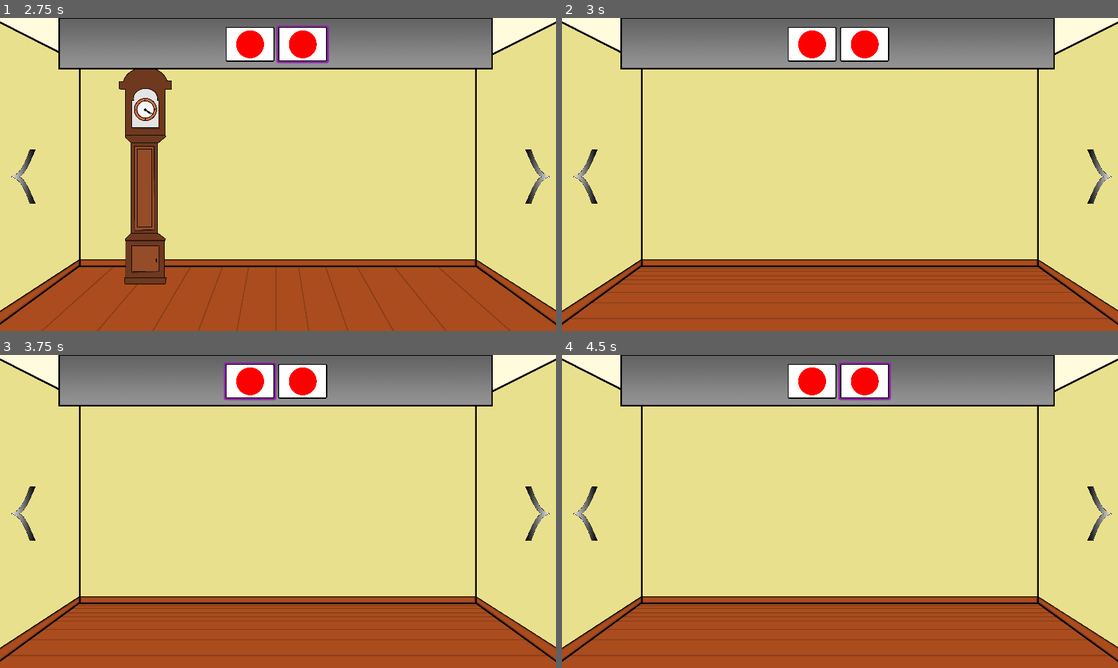
Above: before the commit, frames 1-4 (two rows, left to right).
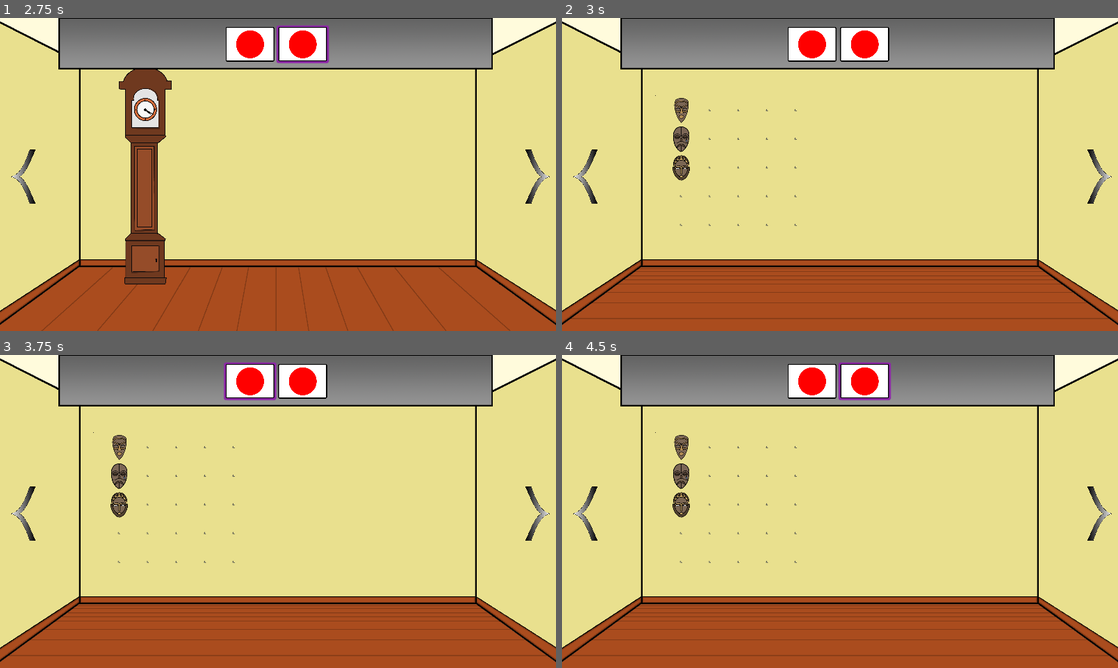
Above: after the commit, the same moments.

Repository: Paulpanther/GameJam11
Game: Godot game, scene res://Scenes/Room1/Room1.tscn
The game is run twice, just before and just after one commit, with the same random seed, the same clock (stepped at 60 frames per second) and the same inputs.
Inputs (mouse positions are in pixels of both pictures, inside the frame that each line leads up to):
- Up to frame 1 (2.75 s): tap Enter at 0.5, 2 s; move the mouse to (177, 177) at 0.52 s; click (177, 177) at 0.67 s; tap Space at 1.25 s; move the mouse to (250, 43) at 1.27 s; click (250, 43) at 1.42 s; move the mouse to (300, 43) at 2.02 s; click (300, 43) at 2.17 s
- Up to frame 2 (3 s): tap Space at 2.75 s; move the mouse to (584, 174) at 2.77 s; click (584, 174) at 2.92 s
- Up to frame 3 (3.75 s): tap Enter at 3.5 s; move the mouse to (250, 380) at 3.52 s; click (250, 380) at 3.67 s
- Up to frame 4 (4.5 s): tap Space at 4.25 s; move the mouse to (862, 380) at 4.27 s; click (862, 380) at 4.42 s

Frame 1 is identical in both runs. In frame 2, 0.6% of the frame differs, in the area x 16-43%, y 24-67%; in frame 3, 0.6%; in frame 4, 0.6%.

Commit message:
add mask clickable to room4

Diff:
--- a/Scenes/Room2/Window.tscn
+++ b/Scenes/Room2/Window.tscn
@@ -4,8 +4,6 @@
 [ext_resource path="res://Sprites/Room2/Window/window_closed.png" type="Texture" id=2]
 [ext_resource path="res://Sprites/Room2/Window/window_open_big.png" type="Texture" id=3]
 [ext_resource path="res://Sprites/Room2/Window/window_open_small.png" type="Texture" id=4]
-
-
 
 [sub_resource type="RectangleShape2D" id=1]
 extents = Vector2( 70.3485, 67.1063 )
--- a/Scenes/Room2/WindowDetail.tscn
+++ b/Scenes/Room2/WindowDetail.tscn
@@ -3,8 +3,6 @@
 [ext_resource path="res://Scenes/UI/InteractableHUD.tscn" type="PackedScene" id=1]
 [ext_resource path="res://Scenes/Room2/Window.tscn" type="PackedScene" id=2]
 [ext_resource path="res://Sprites/wall1.png" type="Texture" id=3]
-
-
 
 [node name="WindowDetail" type="Node2D"]
 
--- a/Scenes/Room4/Room4.tscn
+++ b/Scenes/Room4/Room4.tscn
@@ -1,12 +1,20 @@
-[gd_scene load_steps=3 format=2]
+[gd_scene load_steps=5 format=2]
 
 [ext_resource path="res://Sprites/wall2.png" type="Texture" id=1]
+[ext_resource path="res://Scripts/Room4/room4.gd" type="Script" id=2]
 [ext_resource path="res://Scenes/UI/HUD.tscn" type="PackedScene" id=3]
+[ext_resource path="res://Scripts/Room4/mask_puzzle_onclick.gd" type="Script" id=4]
 
 [node name="Room4" type="Node2D"]
+script = ExtResource( 2 )
 
 [node name="Background" type="Sprite" parent="."]
 position = Vector2( 959.591, 539.445 )
 texture = ExtResource( 1 )
 
 [node name="HUD" parent="." instance=ExtResource( 3 )]
+
+[node name="MaskPuzzle" type="Sprite" parent="."]
+position = Vector2( 600, 500 )
+scale = Vector2( 0.7, 0.7 )
+script = ExtResource( 4 )
--- /dev/null
+++ b/Scripts/Globals/solved_puzzle_states.gd
@@ -0,0 +1,4 @@
+extends Node
+
+var mask_puzzle_solved = false
+var cat_mouse_puzzle_solved = false
--- /dev/null
+++ b/Scripts/Room4/mask_puzzle_onclick.gd
@@ -0,0 +1,6 @@
+extends Sprite
+
+func _input(event):
+	if event is InputEventMouseButton and event.pressed and event.button_index == BUTTON_LEFT:
+		if get_rect().has_point(to_local(event.position)):
+			SceneStack.switch_scene("res://Scenes/Room4/MaskPuzzle.tscn")
--- /dev/null
+++ b/Scripts/Room4/room4.gd
@@ -0,0 +1,16 @@
+extends Node2D
+
+var mask_puzzle_solved = preload("res://Sprites/Room4/Masks/masks_solved.png")
+var mask_puzzle_unsolved = preload("res://Sprites/Room4/Masks/masks_unsolved.png")
+
+func _ready():
+	update_mask_puzzle()
+
+func on_detail_return():
+	update_mask_puzzle()
+
+func update_mask_puzzle():
+	if !SolvedPuzzleStates.mask_puzzle_solved:
+		$MaskPuzzle.texture = mask_puzzle_unsolved
+	else:
+		$MaskPuzzle.texture = mask_puzzle_solved
--- a/project.godot
+++ b/project.godot
@@ -24,6 +24,7 @@
 Items="*res://Scripts/Globals/items.gd"
 RoomHandler="*res://Scripts/Globals/room_handler.gd"
 GlobalFlowerPot="*res://Scripts/Globals/global_flower_pot.gd"
+SolvedPuzzleStates="*res://Scripts/Globals/solved_puzzle_states.gd"
 
 [display]
 
Renamed: Sprites/Room4/Masks/masks_finished.png -> Sprites/Room4/Masks/masks_solved.png
Not shown, changed: Sprites/Room4/Masks/masks_solved.png.import
Renamed: Sprites/Room4/Masks/masks_unfinished.png -> Sprites/Room4/Masks/masks_unsolved.png
Not shown, changed: Sprites/Room4/Masks/masks_unsolved.png.import
